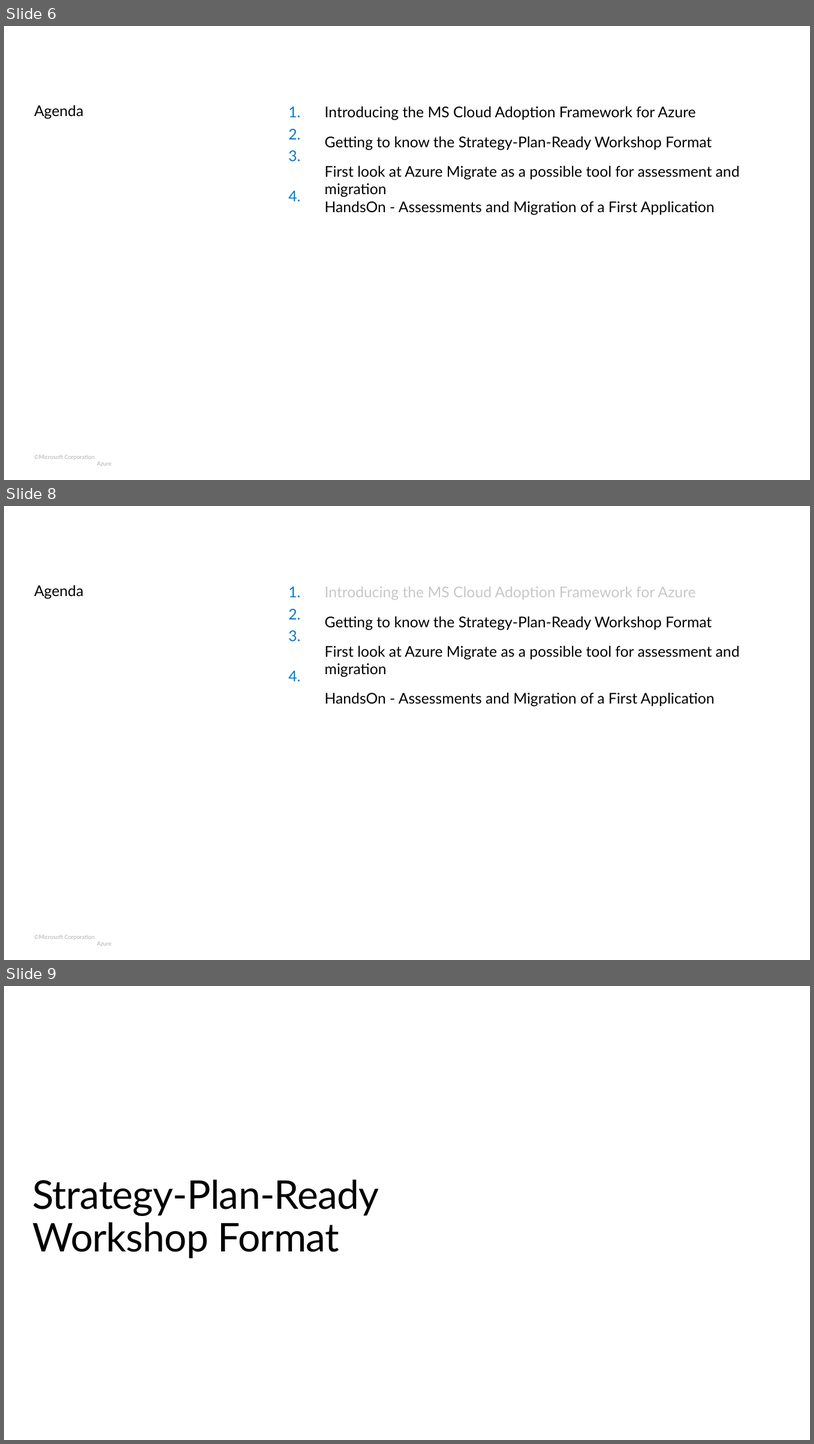
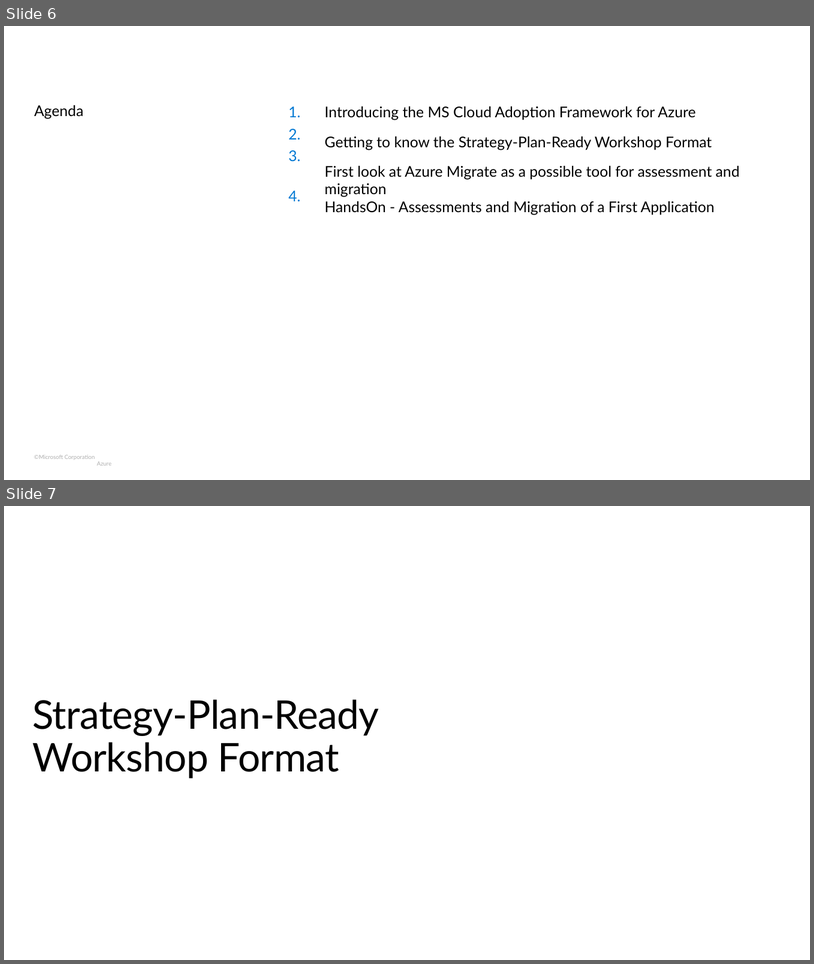
Before and after one commit to jonathan-vella/CAF-Expert-Learning-Path, a slide deck: 03-CAF Migrate - LoB Migration/sources/WalkingDeck-CAF-Migrate.pptx. Shown one above the other, each under a label of ours: slides 6, 8 and 9 before the commit, slides 6 and 7 after it; the slides between them are not shown. The pictures are 814x1444 and 814x964 pixels, drawn with LibreOffice and Linux fonts; fonts in the diff are those of the drawing; background and template pictures are left out. Boxes give left, top, right and bottom in pixels: in the first picture for what was removed or moved away, otherwise in the second. Text is boxed around its words. In the diff, an @@ line names an element or a change of style, - is before the commit and + after.

```diff
--- a/03-CAF Migrate - LoB Migration/sources/WalkingDeck-CAF-Migrate.pptx
+++ b/03-CAF Migrate - LoB Migration/sources/WalkingDeck-CAF-Migrate.pptx
@@ slide 8 removed at [4, 506, 810, 960], background #FFFFFF; not listed: 1 template element that a slide beside it also shows @@
@@ title removed at [34, 585, 83, 599] @@
-Agenda
@@ text removed at [288, 586, 300, 681] @@
-1.
-2.
-3.
-4.
@@ text removed at [325, 586, 740, 706] @@
-Introducing the MS Cloud Adoption Framework for Azure
-Getting to know the Strategy-Plan-Ready Workshop Format
-First look at Azure Migrate as a possible tool for assessment and migration
-HandsOn - Assessments and Migration of a First Application
@@ what was slide 9 is now slide 7 @@
```
Also in this commit, not shown: 2 slides changed, 1 other slide removed, 2 other files.
